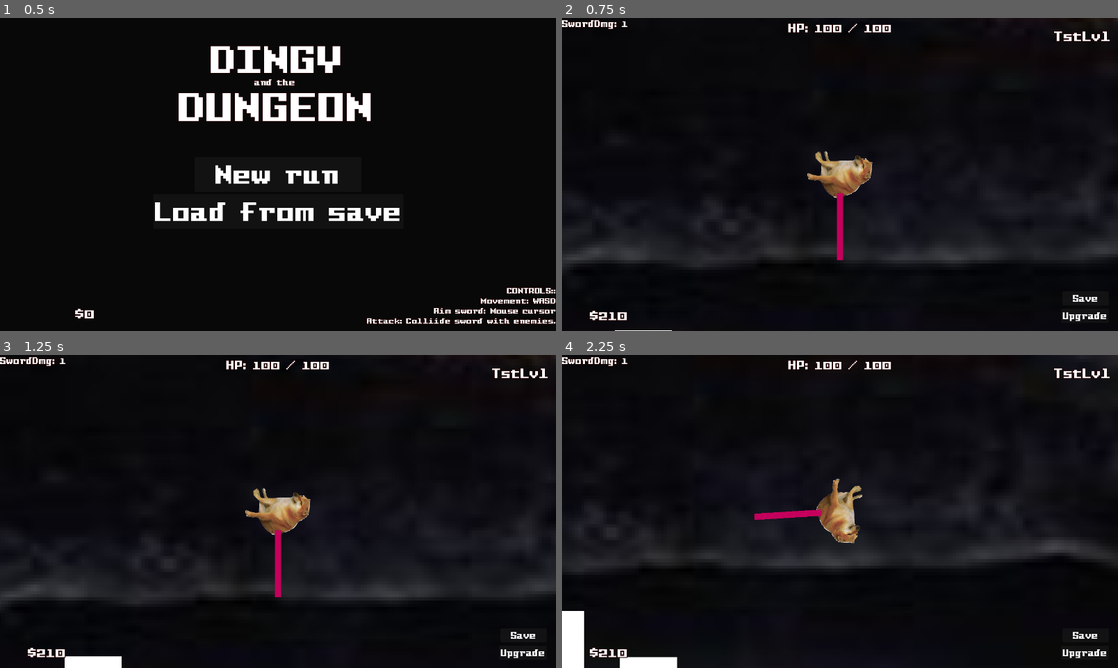
Above: before the commit, frames 1-4 (two rows, left to right).
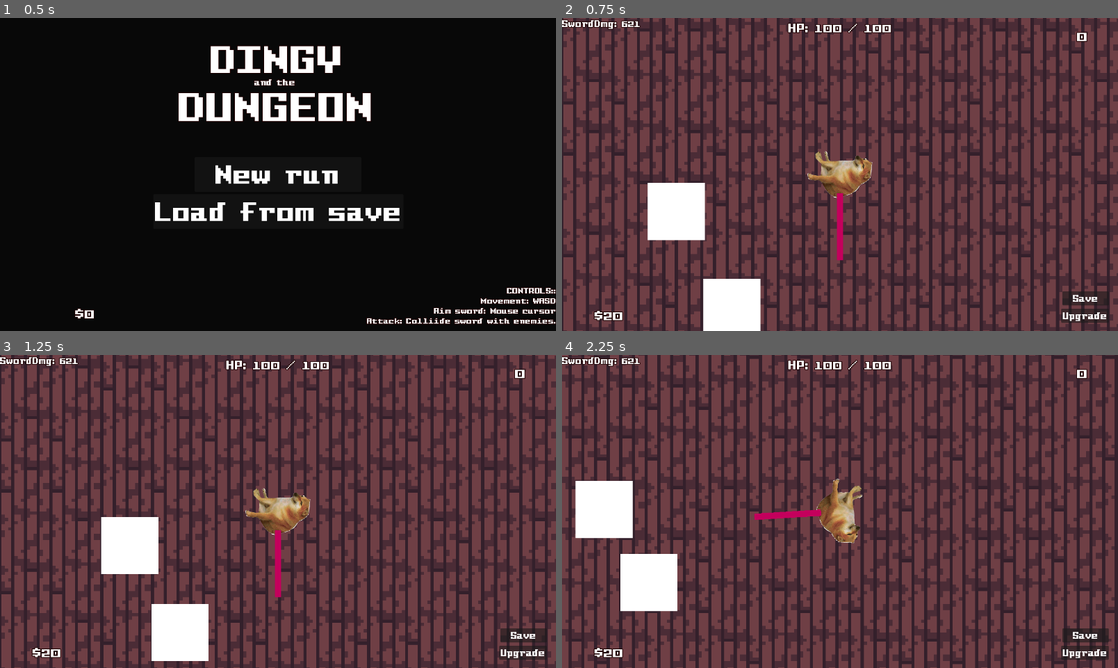
Above: after the commit, the same moments.

Repository: snoutibur-academic/Dingy-Dungeon-Game
Game: Godot game, scene res://Scenes/Main/Main.tscn
Same seed, same stepped clock (60 frames per second), same inputs: the game is played once before the commit and once after it.
Inputs (mouse positions are in pixels of both pictures, inside the frame that each line leads up to):
- Up to frame 1 (0.5 s): no input
- Up to frame 2 (0.75 s): click "Load from save" at 0.5 s
- Up to frame 3 (1.25 s): no input
- Up to frame 4 (2.25 s): move the mouse to (962, 495) at 1.27 s; hold D (right) 1.28-2.03 s; move the mouse to (728, 527) at 2.02 s; hold S (down) from 2.03 s (still down)

Frame 1 is identical in both runs. In frame 2, 96% of the frame differs, in the area x 0-100%, y 0-100%; in frame 3, 96%; in frame 4, 96%.

Commit message:
Finalize (hopefully) upgrades

Diff:
--- a/Player/HUD.gd
+++ b/Player/HUD.gd
@@ -1,6 +1,9 @@
 extends CanvasLayer
 
 @onready var  UpgradeMenu = $UpgradeMenu
+
+"Upgrades var"
+var cost = 10
 
 func _process(delta):
 	"Label Updates"
@@ -13,6 +16,14 @@
 func _on_close_menu_pressed():
 	UpgradeMenu.visible = false
 
-
 func _on_button_pressed():
 	Utils.saveGame()
+
+"Upgrade Button!"
+func _on_upgrade_attack_button_pressed():
+	if (Game.money - cost) >= cost:
+		Game.money -= cost
+		cost += round(cost/4.7)
+
+		Game.plrAtkDmg +=1
+	$UpgradeMenu/ColorRect/UpgradeAttackButton.text = "Attack Damage: -$" + str(cost)
--- a/Player/HUD.tscn
+++ b/Player/HUD.tscn
@@ -1,8 +1,7 @@
-[gd_scene load_steps=6 format=3 uid="uid://hj0lanaxubde"]
+[gd_scene load_steps=5 format=3 uid="uid://hj0lanaxubde"]
 
 [ext_resource type="Theme" uid="uid://b2uy38s86fu5v" path="res://Theme/Main.tres" id="1_5xnaw"]
 [ext_resource type="Script" path="res://Player/HUD.gd" id="1_ecv5k"]
-[ext_resource type="Script" path="res://Player/UpgradeAttackButton.gd" id="3_jdvxh"]
 
 [sub_resource type="GDScript" id="GDScript_euhmn"]
 script/source = "extends Label
@@ -45,7 +44,7 @@
 grow_horizontal = 0
 theme = ExtResource("1_5xnaw")
 theme_override_font_sizes/font_size = 36
-text = "rm#"
+text = "wave#"
 horizontal_alignment = 1
 vertical_alignment = 1
 autowrap_mode = 3
@@ -97,8 +96,7 @@
 grow_horizontal = 2
 grow_vertical = 2
 theme = ExtResource("1_5xnaw")
-text = "Attack Damage - $<cost>"
-script = ExtResource("3_jdvxh")
+text = "Attack Damage - $10"
 
 [node name="Label" type="Label" parent="UpgradeMenu/ColorRect"]
 layout_mode = 1
--- a/Player/UpgradeAttackButton.gd
+++ /dev/null
@@ -1,12 +0,0 @@
-extends Button
-
-var cost = 10
-
-func _process(delta):
-	self.text = "Attack Damage - $" + str(cost)
-
-func _on_pressed():
-	if Game.money >= cost:
-		Game.money -= cost
-		Game.plrAtkDmg +=1
-		cost += round(cost/4.7)
--- a/Scenes/Main/MainScene.gd
+++ b/Scenes/Main/MainScene.gd
@@ -15,4 +15,4 @@
 	get_tree().change_scene_to_file(("res:///Scenes/Levels/1Level.tscn"))
 func _on_start_from_save_pressed():
 	Utils.loadGame()
-	get_tree().change_scene_to_file(("res:///Scenes/Levels/DebugLevel.tscn"))
+	get_tree().change_scene_to_file(("res:///Scenes/Levels/1Level.tscn"))
Not shown, changed: DingusSaveData.bin
